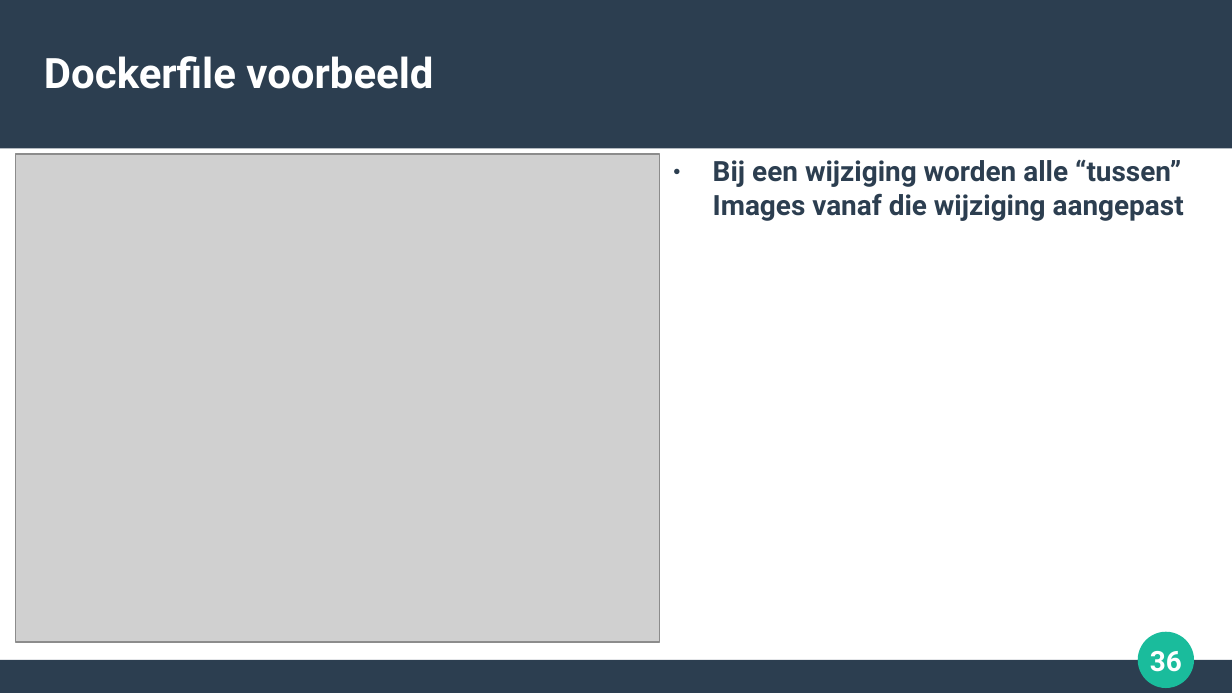
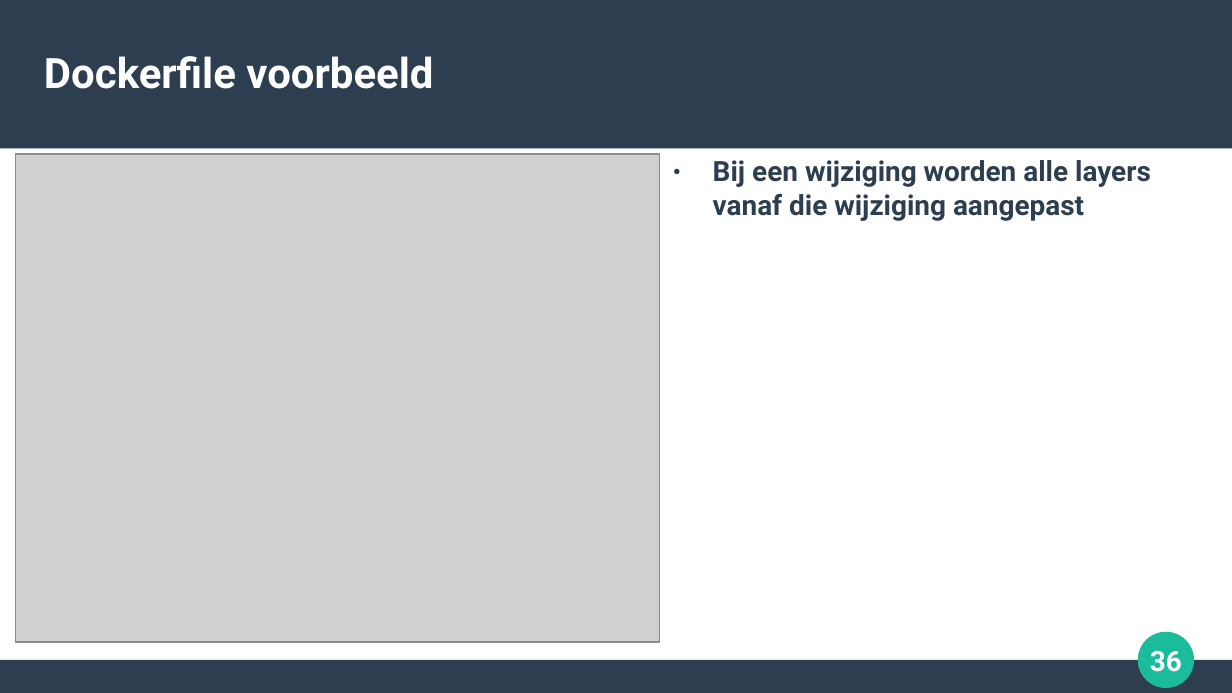
Before and after one commit to michaelvangastel/docker_basics, a slide deck: slide 36 of docker_basics.odp. Drawn at 1232x693 pixels with LibreOffice and Linux fonts; fonts in the diff are those of the drawing; grey boxes stand for pictures. Boxes give left, top, right and bottom in pixels: in the first picture for what was removed or moved away, otherwise in the second. Text is boxed around its words. In the diff, an @@ line names an element or a change of style, - is before the commit and + after.

```diff
--- a/docker_basics.odp
+++ b/docker_basics.odp
@@ text at (713, 160, 1151, 221): text changed @@
-● Bij een wijziging worden alle “tussen” Images vanaf die wijziging aangepast
+● Bij een wijziging worden alle layers vanaf die wijziging aangepast
```
Also in this commit, not shown: 4 other slides changed, 2 slides added.
